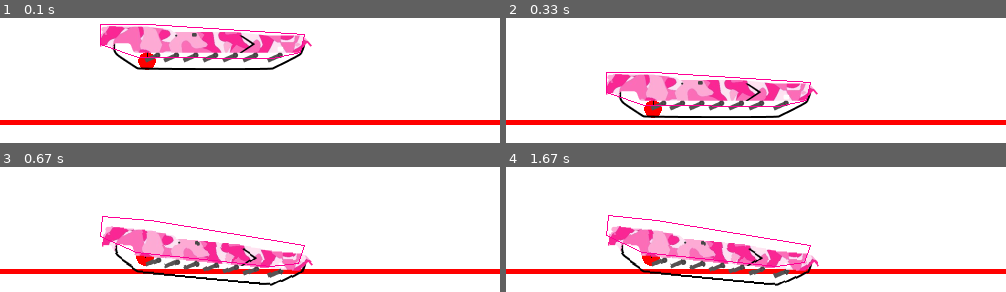
Above: before the commit, frames 1-4 (two rows, left to right).
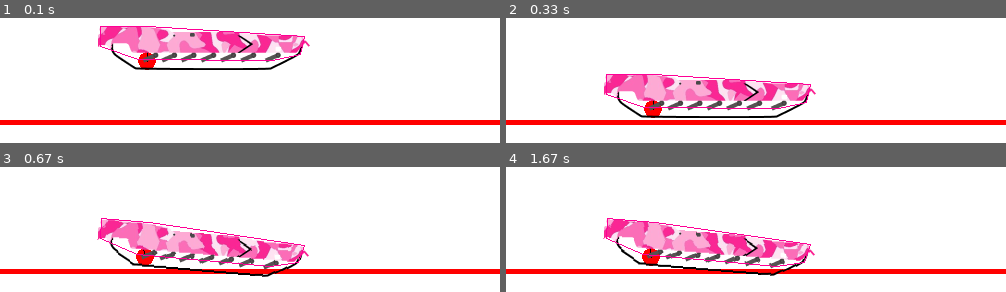
Above: after the commit, the same moments.

Repository: semboko/pygame_sandbox_luka
Game: pygame game, started from main.py
Two runs of this game, one before a commit and one after it. Both use one fixed random seed, a clock stepped at 60 frames per second and the inputs below.
Inputs:
- Up to frame 1 (0.1 s): no input
- Up to frame 2 (0.33 s): no input
- Up to frame 3 (0.67 s): no input
- Up to frame 4 (1.67 s): no input

The runs differ from the first frame. In frame 1, 4.4% of the frame differs, in the area x 19-63%, y 4-42%; in frame 2, 4.4%; in frame 3, 11%; in frame 4, 11%, in the area x 19-63%, y 38-96%.

Commit message:
Added a wheel, adjusted the position of TankBase image

Diff:
--- a/components/tank.py
+++ b/components/tank.py
@@ -12,7 +12,7 @@
         self.origin = origin
 
         self.body = Body()
-        self.center = Vec2d(85, -15)
+        self.center = Vec2d(104, -22)
         self.body.position = origin + self.center
 
         points = (
@@ -28,7 +28,7 @@
         )
 
         self.shape = Poly(self.body, [
-            convert(Vec2d(*p) - self.center, 32)
+            convert(Vec2d(*p) - self.center, 44)
             for p in points
         ])
         self.shape.density = 1
@@ -46,7 +46,8 @@
         ]
 
         rotated_img = transform.rotate(self.image, degrees(self.body.angle))
-        display.blit(rotated_img, convert(self.body.position - self.center, h))
+        dest = rotated_img.get_rect(center=convert(self.body.position, h))
+        display.blit(rotated_img, dest)
         draw.polygon(display, (255, 0, 150), points, 1)
 
 
